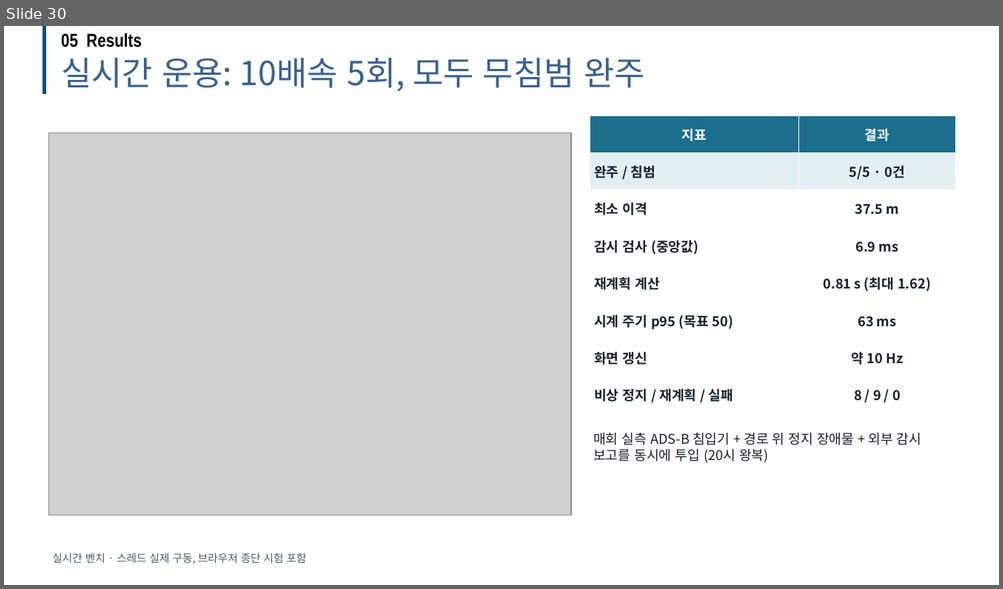
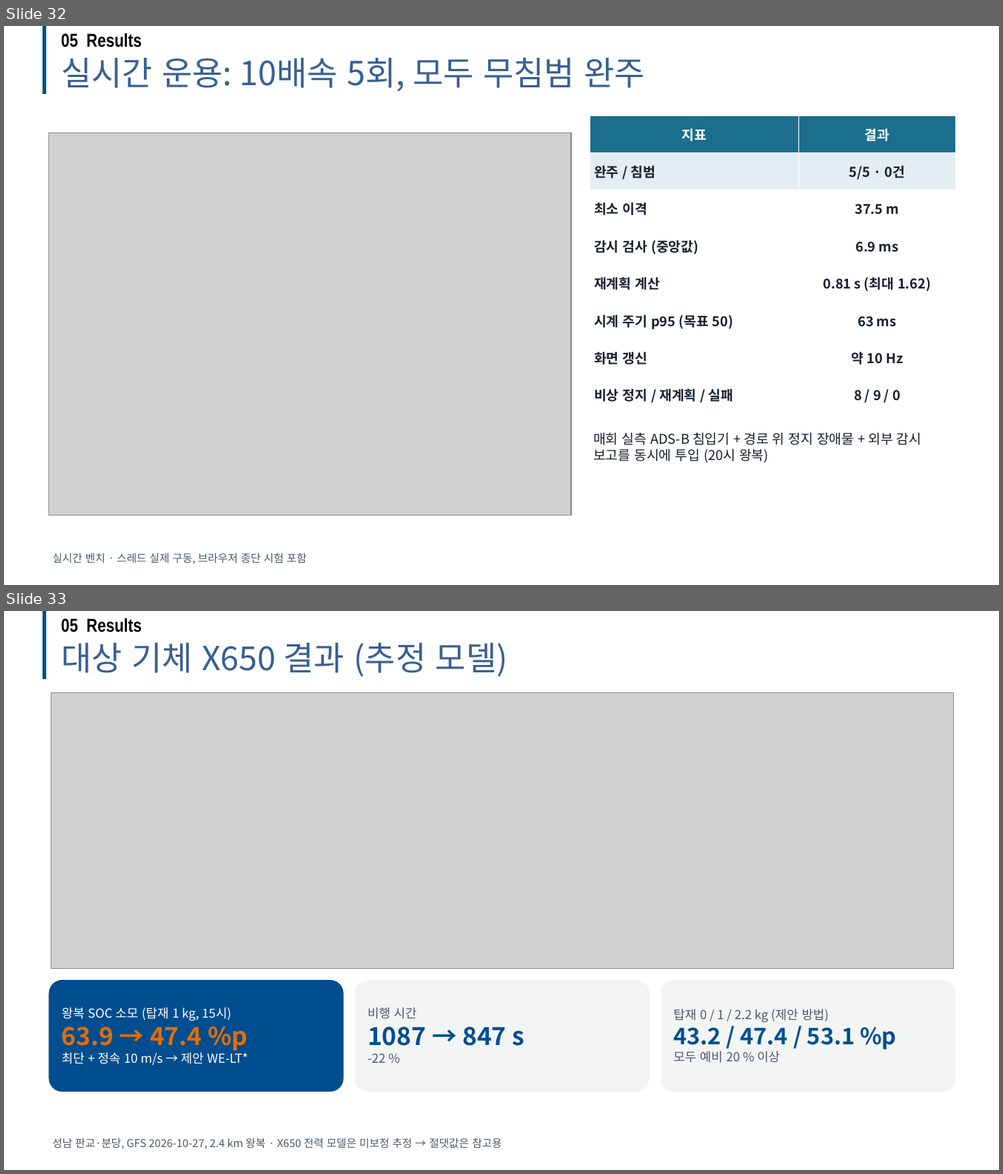
Before and after one commit to dnfl5345/Drone_path_opt, a slide deck: docs/drone_soc_academic_talk.pptx. Shown one above the other, each under a label of ours: slide 30 before the commit, slides 32 and 33 after it. The pictures are 1003x589 and 1003x1174 pixels, drawn with LibreOffice and Linux fonts; fonts in the diff are those of the drawing; grey boxes stand for pictures; background and template pictures are left out. Boxes give left, top, right and bottom in pixels: in the first picture for what was removed or moved away, otherwise in the second. Text is boxed around its words. In the diff, an @@ line names an element or a change of style, - is before the commit and + after.

```diff
--- a/docs/drone_soc_academic_talk.pptx
+++ b/docs/drone_soc_academic_talk.pptx
@@ slide 33 added at box(4, 611, 999, 1170), background #FFFFFF @@
@@ line added from (44, 611) to (44, 680), #004E8F 3.5 pt @@
@@ text added at box(61, 618, 142, 632), 18 pt, text #000000, bold @@
+05 Results
@@ text added at box(61, 643, 508, 677), 32 pt, text #376092 @@
+대상 기체 X650 결과 (추정 모델)
@@ picture added at box(51, 693, 953, 969) @@
@@ rounded rectangle added at box(48, 980, 344, 1092), fill #004E8F, 12 pt, text #FFFFFF @@
+왕복 SOC 소모 (탑재 1 kg, 15시)
+63.9 → 47.4 %p
+최단 + 정속 10 m/s → 제안 WE-LT*
@@ rounded rectangle added at box(355, 980, 649, 1092), fill #F3F5F4, 24 pt, text #004E8F, bold @@
+비행 시간
+1087 → 847 s
+-22 %
@@ rounded rectangle added at box(660, 980, 956, 1092), fill #F3F5F4, 12 pt, text #4C5A66 @@
+탑재 0 / 1 / 2.2 kg (제안 방법)
+43.2 / 47.4 / 53.1 %p
+모두 예비 20 % 이상
@@ text added at box(52, 1139, 501, 1150), 10.5 pt, text #4C5A66 @@
+성남 판교·분당, GFS 2026-10-27, 2.4 km 왕복 · X650 전력 모델은 미보정 추정 → 절댓값은 참고용
@@ what was slide 30 is now slide 32 @@
```
Also in this commit, not shown: 3 slides changed, 2 other slides added, 12 other files.
